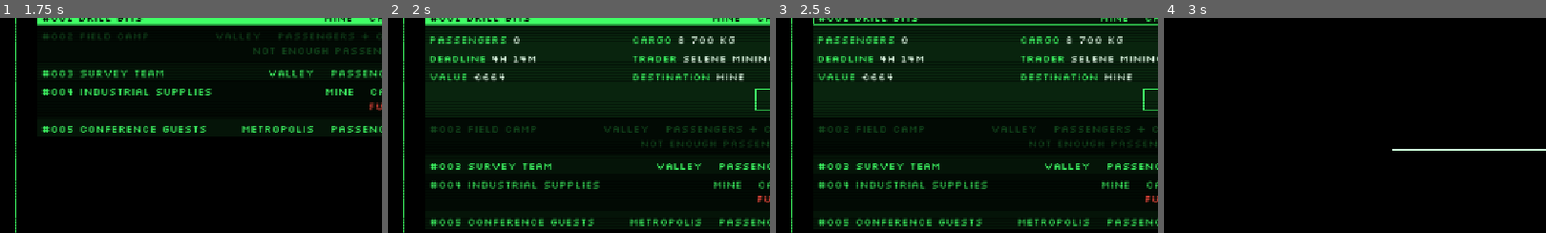
Above: before the commit, frames 1-4 (left to right).
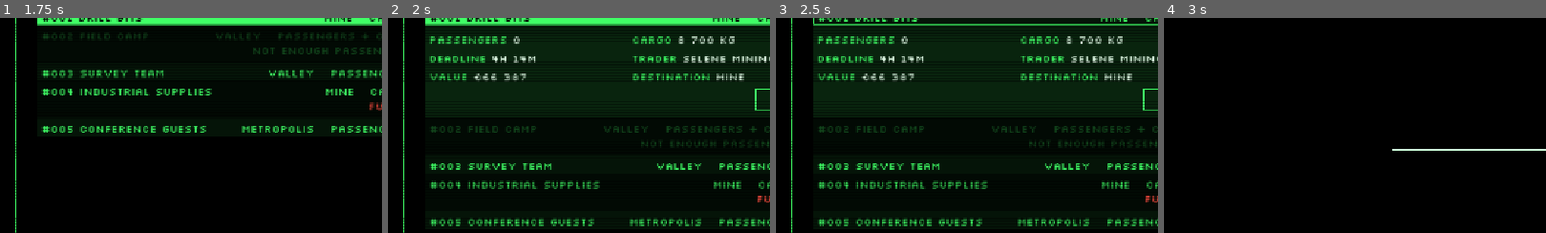
Above: after the commit, the same moments.

Repository: pkopczynski/lunar-lander
Game: Godot game, scene res://main.tscn
Two runs of this game, one before a commit and one after it. Both use one fixed random seed, a clock stepped at 60 frames per second and the inputs below.
Inputs (mouse positions are % of the whole screen's width and height, from its top left):
- Up to frame 1 (1.75 s): tap Enter (ui_accept) at 0.5, 0.77, 1.07, 1.52 s; move the mouse to (72, 45) at 0.52 s; hold Right (ui_right) 0.53-1.28 s; click (72, 45) at 0.67 s; move the mouse to (30, 55) at 1.27 s; hold Down (ui_down) from 1.28 s (still down)
- Up to frame 2 (2 s): keep holding Down (ui_down); tap Enter (ui_accept) at 1.82 s
- Up to frame 3 (2.5 s): move the mouse to (60, 28) at 2.02 s; release Down (ui_down) at 2.03 s; hold Right (ui_right) from 2.03 s (still down)
- Up to frame 4 (3 s): tap Enter (ui_accept) at 2.75 s; move the mouse to (45, 70) at 2.77 s; release Right (ui_right) at 2.78 s; hold Up (ui_up) from 2.78 s (still down); click (45, 70) at 2.92 s
The pictures show only the part of the screen within x 0-50%, y 19-69%; the shares and areas given below are measured in that part.

Frame 1 is identical in both runs. In frame 2, 0.2% of the frame differs, in the area x 29-37%, y 25-30%; in frame 3, 0.2%; in frame 4, nothing differs.

Commit message:
feat: all money reads 100× bigger, and a new run starts with €20 000 (#127)
Co-authored-by: Claude Opus 5.5 <noreply@anthropic.com>

Diff:
--- a/economy.gd
+++ b/economy.gd
@@ -5,8 +5,8 @@
 # running while the Office pauses the world. It also runs the delivery: loading, the
 # delivery clock and unloading, which settles the Contracts.
 #
-# The Bank account balance, the Transport offer pool (starting 5, a new one every 30–90 s while
-# fewer than 7 are listed, expiry), the Contracts (`destination()`, the first Contract's, which they
+# The Bank account balance (`START_BALANCE` at the start of every run), the Transport offer pool
+# (starting 5, a new one every 30–90 s while fewer than 7 are listed, expiry), the Contracts (`destination()`, the first Contract's, which they
 # all share, or `null` without any; accepting re-checks that the offer is still there and fits, its
 # destination included; removing one before loading puts it back in the pool in number order, even
 # past 7, with the time left it had when accepted; `offer_expired` when an offer expires), the
@@ -36,6 +36,8 @@
 const MAX_OFFERS := 7
 const MIN_OFFER_INTERVAL := 30.0
 const MAX_OFFER_INTERVAL := 90.0
+# Every run starts with this much in the Bank account, in euros.
+const START_BALANCE := 20000
 
 # Loading takes LOADING_TIME + LOADING_TIME_PER_PASSENGER per passenger + LOADING_TIME_PER_TONNE
 # per 1 000 kg of cargo, in seconds.
@@ -58,7 +60,7 @@
 enum Phase { NONE, LOADING, DELIVERING, UNLOADING }
 
 # May go negative.
-var balance := 0
+var balance := START_BALANCE
 # One per delivered Contract, newest first.
 var transactions: Array[TransportOffer.Transaction] = []
 # The Transport offers on the Terminal, oldest first.
@@ -343,6 +345,6 @@
 	return most
 
 
-# Euros with the sign first, as -€120; never €-0.
+# Euros with the sign first and thousands split by spaces, as -€12 000; never €-0.
 static func eur(amount: int) -> String:
-	return ("-€%d" if amount < 0 else "€%d") % absi(amount)
+	return ("-€%s" if amount < 0 else "€%s") % Hud.group_thousands(absi(amount))
--- a/hud.gd
+++ b/hud.gd
@@ -2,6 +2,8 @@
 # Draws the fuel bar and weight readout from the lander's state, the clock line (`VALLEY  14:07`)
 # from the planet clock's, the destination and flight deadline under it (`MINE BY 14:30`) from the
 # Economy's, and the green `+€X` payout that rises above the ship and fades. Attached to `UI/Hud`.
+# Its static `format_kg()` and `group_thousands()` (`1 234 567`) also write the Office's masses and
+# `Economy.eur()`'s euros.
 
 const BAR_SIZE := Vector2(24, 200)
 const RIGHT_MARGIN := 48.0
@@ -149,10 +151,15 @@
 
 
 static func format_kg(kg: float) -> String:
-	var digits := str(roundi(kg))
+	return group_thousands(roundi(kg)) + " kg"
+
+
+# A whole number of zero or more with its thousands split by spaces, as 1 234 567.
+static func group_thousands(value: int) -> String:
+	var digits := str(value)
 	var grouped := ""
 	for i in digits.length():
 		if i > 0 and (digits.length() - i) % 3 == 0:
 			grouped += " "
 		grouped += digits[i]
-	return grouped + " kg"
+	return grouped
--- a/tests/scene_test.gd
+++ b/tests/scene_test.gd
@@ -245,8 +245,8 @@
 	offer.cargo_mass = cargo_mass
 	offer.deadline = 90.0
 	offer.time_left = time_left
-	offer.passenger_reward = 300
-	offer.cargo_reward = 120
+	offer.passenger_reward = 30000
+	offer.cargo_reward = 12000
 	return offer
 
 
--- a/tests/test_bank_account.gd
+++ b/tests/test_bank_account.gd
@@ -8,9 +8,9 @@
 	await open_bank_account()
 	check(bank().details(0).is_empty(), "no details should show before Return")
 	await press(&"ui_accept")
-	# 12 s overdue: €300 − €72 and €120 − €14.40, rounded.
+	# 12 s overdue: €30 000 − €7 200 and €12 000 − €1 440.
 	# Loaded at 14:00, 10 s deadline (20 in-game minutes), landed after 22 s (45 in-game minutes).
-	check(bank().details(0) == PackedStringArray(["BASE VALUE €420", "PENALTY -€86 (24 MIN OVERDUE)", "PAYOUT €334",
+	check(bank().details(0) == PackedStringArray(["BASE VALUE €42 000", "PENALTY -€8 640 (24 MIN OVERDUE)", "PAYOUT €33 360",
 			"DEADLINE 14:20", "LANDED 14:45", "DELIVERED TO VALLEY", "SHIP SPARROW"]),
 		"Return should open the breakdown, shows %s" % bank().details(0))
 
@@ -20,7 +20,7 @@
 	await deliver([offer], 5.0)
 	await open_bank_account()
 	await press(&"ui_accept")
-	check(bank().details(0) == PackedStringArray(["BASE VALUE €420", "PENALTY €0", "PAYOUT €420",
+	check(bank().details(0) == PackedStringArray(["BASE VALUE €42 000", "PENALTY €0", "PAYOUT €42 000",
 			"DEADLINE 17:00", "LANDED 14:10", "DELIVERED TO VALLEY", "SHIP SPARROW"]),
 		"an on-time delivery should show PENALTY €0, shows %s" % bank().details(0))
 
--- a/tests/test_cancel_mission.gd
+++ b/tests/test_cancel_mission.gd
@@ -42,17 +42,17 @@
 	var crew := known_offer(1, 0.0)
 	var parts := known_offer(0, 2000.0)
 	parts.passenger_reward = 0
-	parts.cargo_reward = 500
+	parts.cargo_reward = 50000
 	await deliver_and_open_offers([crew, parts])
 	await cancel()
 	check(economy().contracts.is_empty(), "Yes should give up every Contract")
 	check(economy().phase == Economy.Phase.NONE, "the mission should end")
-	# €420 (300 + 120) and €500 (0 + 500): fees €105 and €125.
-	check(economy().balance == -230, "the fees should come off the balance, which may go negative, got %s"
+	# €42 000 (30 000 + 12 000) and €50 000 (0 + 50 000): fees €10 500 and €12 500, off €20 000.
+	check(economy().balance == -3000, "the fees should come off the balance, which may go negative, got %s"
 		% economy().balance)
 	check(office().bank_account.rows() == PackedStringArray([
-			"#%03d TEST RUN  CARGO  -€125" % parts.number,
-			"#%03d TEST RUN  PASSENGERS  -€105" % crew.number]),
+			"#%03d TEST RUN  CARGO  -€12 500" % parts.number,
+			"#%03d TEST RUN  PASSENGERS  -€10 500" % crew.number]),
 		"each Contract should get a transaction with a negative payout, shows %s" % office().bank_account.rows())
 
 
@@ -62,8 +62,8 @@
 	await press(&"ui_cancel")
 	await open_bank_account()
 	await press(&"ui_accept")
-	check(office().bank_account.details(0) == PackedStringArray(["BASE VALUE €420", "CANCELLATION FEE -€105",
-			"PAYOUT -€105", "CANCELLED", "SHIP SPARROW"]),
+	check(office().bank_account.details(0) == PackedStringArray(["BASE VALUE €42 000", "CANCELLATION FEE -€10 500",
+			"PAYOUT -€10 500", "CANCELLED", "SHIP SPARROW"]),
 		"the breakdown should show the fee and CANCELLED, shows %s" % office().bank_account.details(0))
 
 
--- a/tests/test_contracts.gd
+++ b/tests/test_contracts.gd
@@ -109,7 +109,7 @@
 	check(offers().start_text() == "START", "with no Contracts the button should read START")
 	await accept(offer)
 	check(offers().summary() == PackedStringArray(["PASSENGERS 3/4", "CARGO 2 500/6 760 KG",
-		"DELIVER WITHIN 3H 00M", "TOTAL VALUE €420"]),
+		"DELIVER WITHIN 3H 00M", "TOTAL VALUE €42 000"]),
 		"the summary should count the Contract, got %s" % offers().summary())
 	check(offers().start_text() == "START LOADING", "with a Contract the button should read START LOADING")
 
@@ -139,7 +139,7 @@
 	var slow := known_offer(0, 1000.0)
 	slow.deadline = 160.0
 	slow.passenger_reward = 0
-	slow.cargo_reward = 820
+	slow.cargo_reward = 82000
 	for offer in [slow, quick]:
 		economy().put_offer(offer)
 	await open_transport_offers()
@@ -149,7 +149,7 @@
 	await accept(quick)
 	var summary := offers().summary()
 	check("DELIVER WITHIN 2H 30M" in summary, "the shorter deadline of 75 s and 160 s should show in in-game time, got %s" % summary)
-	check("TOTAL VALUE €1240" in summary, "€820 and €420 should add up to €1240, got %s" % summary)
+	check("TOTAL VALUE €124 000" in summary, "€82 000 and €42 000 should add up to €124 000, got %s" % summary)
 	check(offers().red_summary_lines().is_empty(), "neither line should be red, got %s" % offers().red_summary_lines())
 
 
--- a/tests/test_location_profiles.gd
+++ b/tests/test_location_profiles.gd
@@ -136,3 +136,19 @@
 				"%s offer #%03d deadline %.0f s" % [location.name, offer.number, offer.deadline])
 			check(offer.time_left >= 180 and offer.time_left <= 600,
 				"%s offer #%03d open for %.0f s" % [location.name, offer.number, offer.time_left])
+
+
+# Valley offers (reward factor 1) pay €15 000 a passenger and €6 000 a tonne at a 120 s deadline,
+# times 0.7–1.3 for luck, and more the shorter the deadline (by the square root). Each reward is
+# rounded to the euro, which on a 100 kg cargo is up to ~€6 a tonne, hence the €10 slack.
+func test_valley_offers_pay_15_000_euros_a_passenger_and_6_000_a_tonne_give_or_take_luck() -> void:
+	for offer: TransportOffer in sample_by_destination()[Location.VALLEY]:
+		var urgency := sqrt(120.0 / offer.deadline)
+		if offer.passengers > 0:
+			var per_passenger := offer.passenger_reward / urgency / offer.passengers
+			check(per_passenger >= 10500.0 - 10.0 and per_passenger <= 19500.0 + 10.0,
+				"#%03d should pay €10 500–19 500 a passenger at 120 s, pays €%.0f" % [offer.number, per_passenger])
+		if offer.cargo_mass > 0.0:
+			var per_tonne := offer.cargo_reward / urgency / (offer.cargo_mass / 1000.0)
+			check(per_tonne >= 4200.0 - 10.0 and per_tonne <= 7800.0 + 10.0,
+				"#%03d should pay €4 200–7 800 a tonne at 120 s, pays €%.0f" % [offer.number, per_tonne])
--- a/tests/test_office.gd
+++ b/tests/test_office.gd
@@ -197,24 +197,25 @@
 	check(office().version_text() == "V" + GameVersion.VERSION, "the Terminal should show V%s, got %s" % [GameVersion.VERSION, office().version_text()])
 
 
-func test_bank_account_shows_the_pilot_and_a_zero_balance_in_eur() -> void:
+func test_a_fresh_start_shows_the_pilot_and_a_balance_of_20_000_euros() -> void:
 	await open_bank_account()
-	check(office().bank_account.lines() == PackedStringArray(["PILOT", "BALANCE €0"]),
-		"Bank account should show PILOT and €0, shows %s" % office().bank_account.lines())
+	check(office().bank_account.lines() == PackedStringArray(["PILOT", "BALANCE €20 000"]),
+		"Bank account should show PILOT and €20 000, shows %s" % office().bank_account.lines())
 
 
 func test_bank_account_shows_a_negative_balance_with_the_sign_first() -> void:
-	economy().balance = -120
+	economy().balance = -1234567
 	await open_bank_account()
-	check(office().bank_account.lines().has("BALANCE -€120"), "the balance should read -€120, shows %s" % office().bank_account.lines())
-
-
-func test_a_restart_starts_the_balance_at_zero_again() -> void:
-	economy().balance = 500
+	check(office().bank_account.lines().has("BALANCE -€1 234 567"),
+		"the balance should read -€1 234 567, shows %s" % office().bank_account.lines())
+
+
+func test_a_restart_starts_the_balance_at_20_000_euros_again() -> void:
+	economy().balance = 50000
 	await choose_ship()
 	await restart()
 	await open_bank_account()
-	check(office().bank_account.lines().has("BALANCE €0"), "a new run should show €0, shows %s" % office().bank_account.lines())
+	check(office().bank_account.lines().has("BALANCE €20 000"), "a new run should show €20 000, shows %s" % office().bank_account.lines())
 
 
 func test_the_economy_keeps_running_while_the_office_pauses_the_world() -> void:
--- a/tests/test_remove_contract.gd
+++ b/tests/test_remove_contract.gd
@@ -80,8 +80,8 @@
 	check(not "#%03d TEST RUN" % removed.number in offers().contract_lines(),
 		"the Contracts column should drop it, lists %s" % offers().contract_lines())
 	check(offers().summary() == PackedStringArray(["PASSENGERS 1/4", "CARGO 1 000/6 920 KG",
-		"DELIVER WITHIN 3H 00M", "TOTAL VALUE €420"]), "the summary should count only the kept Contract, got %s" % offers().summary())
-	check(economy().balance == 0, "removing should pay nothing, balance %d" % economy().balance)
+		"DELIVER WITHIN 3H 00M", "TOTAL VALUE €42 000"]), "the summary should count only the kept Contract, got %s" % offers().summary())
+	check(economy().balance == Economy.START_BALANCE, "removing should pay nothing, balance %d" % economy().balance)
 	check(economy().transactions.is_empty(), "removing should add no transaction")
 	check(offers().selected_contract() == kept, "the cursor should stay in range, on the remaining Contract")
 
--- a/tests/test_transport_offers.gd
+++ b/tests/test_transport_offers.gd
@@ -81,7 +81,7 @@
 	check(offers().details(5).is_empty(), "no details should show before Return")
 	await press(&"ui_accept")
 	var details := offers().details(5)
-	for expected: String in ["PASSENGERS 3", "CARGO 1 200 KG", "DEADLINE 3H 00M", "TRADER TEST TRADER", "VALUE €420", "ACCEPT"]:
+	for expected: String in ["PASSENGERS 3", "CARGO 1 200 KG", "DEADLINE 3H 00M", "TRADER TEST TRADER", "VALUE €42 000", "ACCEPT"]:
 		check(expected in details, "the details should show %s, show %s" % [expected, details])
 	check(offers().list.expanded_rows() == [5], "the details should open under the selected row, open %s" % [offers().list.expanded_rows()])
 	check(offers().list.selected_index() == 5 and not offers().on_accept(), "opening should leave the cursor on the row")
--- a/tests/test_unloading.gd
+++ b/tests/test_unloading.gd
@@ -29,7 +29,7 @@
 
 
 func test_a_mixed_contract_delivered_late_loses_2_percent_of_passengers_and_1_percent_of_cargo_per_whole_second() -> void:
-	# €300 for the passengers and €120 for the cargo, due 10 s after loading.
+	# €30 000 for the passengers and €12 000 for the cargo, due 10 s after loading.
 	var offer := late_offer(1, 1000.0, 10.0)
 	await start_loading([offer])
 	# 3 s + 1 passenger + 1 tonne of loading, then 12.7 s overdue.
@@ -40,9 +40,9 @@
 	# 2 s + 0.5 s + 0.5 s.
 	await seconds(3.5)
 	check(economy().phase == Economy.Phase.NONE, "unloading should be over")
-	# 12 s: €300 − €72 and €120 − €14.40, rounded.
-	check(economy().balance == 334, "the payout should be €334, balance is %s" % economy().balance)
-	check(office().bank_account.rows() == PackedStringArray(["#%03d TEST RUN  PASSENGERS + CARGO  €334" % offer.number]),
+	# 12 s: €30 000 − €7 200 and €12 000 − €1 440.
+	check(economy().balance == Economy.START_BALANCE + 33360, "the payout should be €33 360, balance is %s" % economy().balance)
+	check(office().bank_account.rows() == PackedStringArray(["#%03d TEST RUN  PASSENGERS + CARGO  €33 360" % offer.number]),
 		"the Bank account should show the transaction, shows %s" % office().bank_account.rows())
 
 
@@ -52,8 +52,8 @@
 	await seconds(5.0 + 60.5)
 	await deliver_by_shortcut()
 	await seconds(3.5)
-	# 60 s: the passengers' €300 would lose €360 but lose only €300; the cargo's €120 loses €72.
-	check(economy().balance == 48, "only the cargo part should still pay, balance is %s" % economy().balance)
+	# 60 s: the passengers' €30 000 would lose €36 000 but lose only €30 000; the cargo's €12 000 loses €7 200.
+	check(economy().balance == Economy.START_BALANCE + 4800, "only the cargo part should still pay, balance is %s" % economy().balance)
 
 
 func test_a_contract_that_pays_nothing_still_gets_a_transaction() -> void:
@@ -63,7 +63,7 @@
 	await seconds(4.0 + 50.5)
 	await deliver_by_shortcut()
 	await seconds(3.0)
-	check(economy().balance == 0, "50 s late, €300 for passengers should pay €0, balance is %s" % economy().balance)
+	check(economy().balance == Economy.START_BALANCE, "50 s late, €30 000 for passengers should pay €0, balance is %s" % economy().balance)
 	check(office().bank_account.rows() == PackedStringArray(["#%03d TEST RUN  PASSENGERS  €0" % offer.number]),
 		"the Bank account should still show the transaction, shows %s" % office().bank_account.rows())
 
@@ -80,12 +80,12 @@
 	# 2 s + 0.5 s + 1 s.
 	await seconds(3.5)
 	check(economy().phase == Economy.Phase.NONE, "unloading should be over")
-	check(economy().balance == 420, "the balance should be €300 + €120, is %s" % economy().balance)
+	check(economy().balance == Economy.START_BALANCE + 42000, "the balance should have grown by €30 000 + €12 000, is %s" % economy().balance)
 	check(office().bank_account.rows() == PackedStringArray([
-			"#%03d TEST RUN  CARGO  €120" % parts.number,
-			"#%03d TEST RUN  PASSENGERS  €300" % crew.number]),
+			"#%03d TEST RUN  CARGO  €12 000" % parts.number,
+			"#%03d TEST RUN  PASSENGERS  €30 000" % crew.number]),
 		"one transaction per Contract, newest first, shows %s" % office().bank_account.rows())
-	check(hud().payout == "+€420", "the total payout should float above the ship, shows %s" % hud().payout)
+	check(hud().payout == "+€42 000", "the total payout should float above the ship, shows %s" % hud().payout)
 	check(economy().contracts.is_empty(), "the Contracts should be cleared")
 	check(lander().total_mass() == ShipType.SPARROW.default_dry_mass + lander().fuel,
 		"the Load should be off, total %s" % lander().total_mass())
@@ -111,7 +111,7 @@
 	check(economy().phase == Economy.Phase.NONE, "unloading should finish on time")
 	await deliver_by_shortcut()
 	await seconds(4.0)
-	check(economy().balance == 420, "the Contract should be paid once, balance is %s" % economy().balance)
+	check(economy().balance == Economy.START_BALANCE + 42000, "the Contract should be paid once, balance is %s" % economy().balance)
 	check(office().bank_account.rows().size() == 1, "one transaction only, shows %s" % office().bank_account.rows())
 	check(message() == "Landed!", "landing empty shows no unloading, got %s" % message())
 
@@ -125,7 +125,7 @@
 	await seconds(0.3)
 	release(&"ui_up")
 	check(lander().state == Lander.State.FLYING, "Up should lift off right away")
-	check(economy().balance == 0 and office().bank_account.rows().is_empty(), "nothing should be paid")
+	check(economy().balance == Economy.START_BALANCE and office().bank_account.rows().is_empty(), "nothing should be paid")
 
 
 func test_the_debug_pad_shortcut_delivers_even_after_a_crash_on_the_surface() -> void:
@@ -137,7 +137,7 @@
 	await deliver_by_shortcut()
 	check(economy().phase == Economy.Phase.UNLOADING, "the shortcut should start unloading")
 	await seconds(3.0)
-	check(economy().balance == 420, "the Contract should pay out, balance is %s" % economy().balance)
+	check(economy().balance == Economy.START_BALANCE + 42000, "the Contract should pay out, balance is %s" % economy().balance)
 
 
 func test_a_crash_then_r_starts_a_new_run_with_the_economy_wiped() -> void:
@@ -149,14 +149,14 @@
 	await seconds(4.5)
 	await deliver_by_shortcut()
 	await seconds(3.0)
-	check(economy().balance == 420, "the first run should earn €420, balance is %s" % economy().balance)
+	check(economy().balance == Economy.START_BALANCE + 42000, "the first run should earn €42 000, balance is %s" % economy().balance)
 	await open_terminal_for_contract()
 	await crash_in_deep_space()
 	await restart()
 	check(office().showing and office().screen == Office.Screen.MAIN, "a new run should open the Office main screen")
 	check(lander().ship_type == ShipType.SPARROW, "a new run should start in the Sparrow")
-	check(economy().balance == 0, "the balance should be €0 again, is %s" % economy().balance)
-	check(office().bank_account.lines() == PackedStringArray(["PILOT", "BALANCE €0"]), "the Bank account should read €0, shows %s" % office().bank_account.lines())
+	check(economy().balance == 20000, "the balance should be €20 000 again, is %s" % economy().balance)
+	check(office().bank_account.lines() == PackedStringArray(["PILOT", "BALANCE €20 000"]), "the Bank account should read €20 000, shows %s" % office().bank_account.lines())
 	check(office().bank_account.rows().is_empty(), "no transactions should remain, shows %s" % office().bank_account.rows())
 	check(economy().contracts.is_empty(), "no Contracts should remain")
 	check(economy().phase == Economy.Phase.NONE, "no delivery should be under way")
--- a/tests/test_wrong_destination.gd
+++ b/tests/test_wrong_destination.gd
@@ -20,7 +20,7 @@
 	var parts := known_offer(0, 2000.0)
 	await deliver_to_the_mine([crew, parts])
 	await unloaded()
-	check(economy().balance == 0, "a wrong pad should pay nothing, balance is %s" % economy().balance)
+	check(economy().balance == Economy.START_BALANCE, "a wrong pad should pay nothing, balance is %s" % economy().balance)
 	check(office().bank_account.rows() == PackedStringArray([
 			"#%03d TEST RUN  CARGO  €0" % parts.number,
 			"#%03d TEST RUN  PASSENGERS  €0" % crew.number]),
@@ -37,7 +37,7 @@
 	await open_bank_account()
 	await press(&"ui_accept")
 	# Loaded at 14:00, 10 s deadline (20 in-game minutes), landed after 22 s (45 in-game minutes).
-	check(office().bank_account.details(0) == PackedStringArray(["BASE VALUE €420", "WRONG DESTINATION -€420",
+	check(office().bank_account.details(0) == PackedStringArray(["BASE VALUE €42 000", "WRONG DESTINATION -€42 000",
 			"PAYOUT €0", "DEADLINE 14:20", "LANDED 14:45", "DELIVERED TO MINE", "DESTINATION VALLEY", "SHIP SPARROW"]),
 		"the breakdown should show the wrong destination, shows %s" % office().bank_account.details(0))
 
@@ -45,11 +45,11 @@
 func test_landing_on_the_destinations_pad_after_drifting_away_and_back_pays_as_usual() -> void:
 	await deliver_after_drift([known_offer(1, 0.0)], 5.0, Location.ALL.size())
 	await unloaded()
-	check(economy().balance == 420, "the Valley was the destination, balance is %s" % economy().balance)
+	check(economy().balance == Economy.START_BALANCE + 42000, "the Valley was the destination, balance is %s" % economy().balance)
 	await enter_office()
 	await open_bank_account()
 	await press(&"ui_accept")
-	check(office().bank_account.details(0) == PackedStringArray(["BASE VALUE €420", "PENALTY €0", "PAYOUT €420",
+	check(office().bank_account.details(0) == PackedStringArray(["BASE VALUE €42 000", "PENALTY €0", "PAYOUT €42 000",
 			"DEADLINE 17:00", "LANDED 14:10", "DELIVERED TO VALLEY", "SHIP SPARROW"]),
 		"a right delivery should show the usual breakdown, shows %s" % office().bank_account.details(0))
 
--- a/transport_offer.gd
+++ b/transport_offer.gd
@@ -24,8 +24,8 @@
 const CARGO_STEP := 100
 # Rewards at the reference deadline, scaled by (REFERENCE_DEADLINE / deadline)^URGENCY_EXPONENT,
 # then by a random factor between MIN_LUCK and MAX_LUCK.
-const PASSENGER_REWARD := 150.0
-const CARGO_REWARD_PER_TONNE := 60.0
+const PASSENGER_REWARD := 15000.0
+const CARGO_REWARD_PER_TONNE := 6000.0
 const REFERENCE_DEADLINE := 120.0
 const URGENCY_EXPONENT := 0.5
 const MIN_LUCK := 0.7
Not shown, changed: GLOSSARY.md
Not shown, changed: docs/architecture/domain-model.md
Not shown, changed: docs/gameplay/flight.md
Not shown, changed: docs/gameplay/office.md
